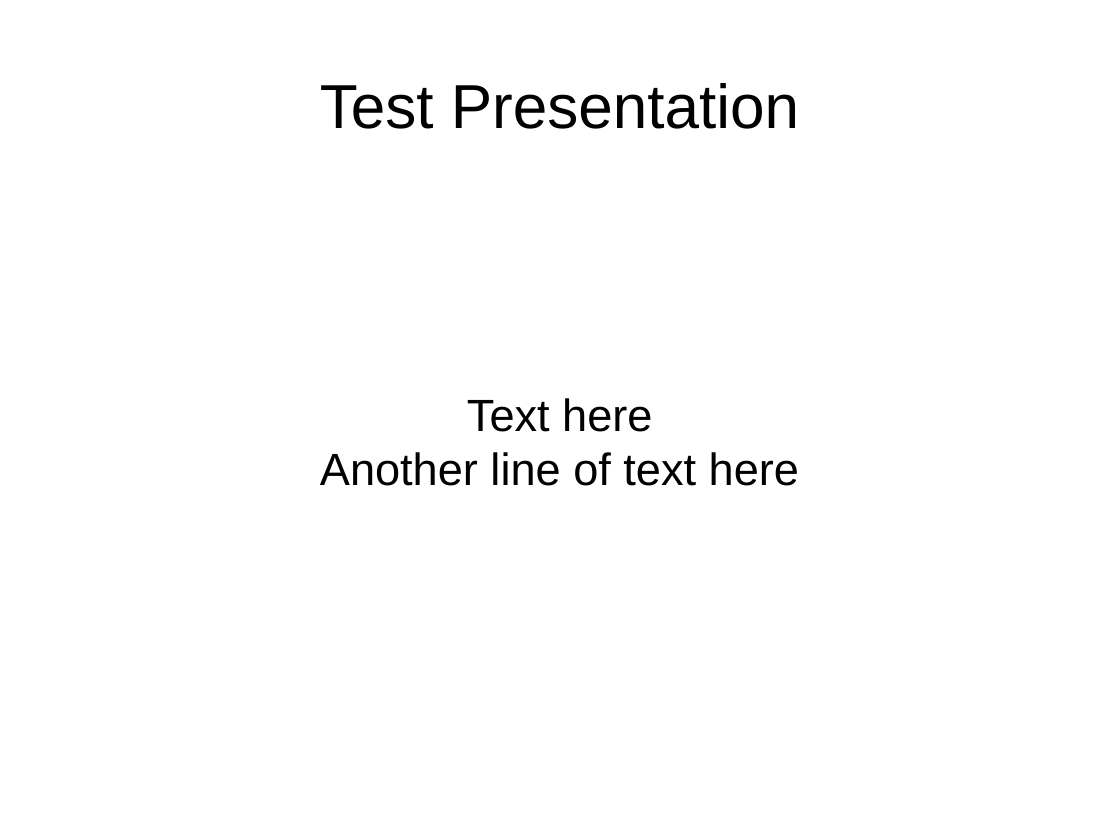
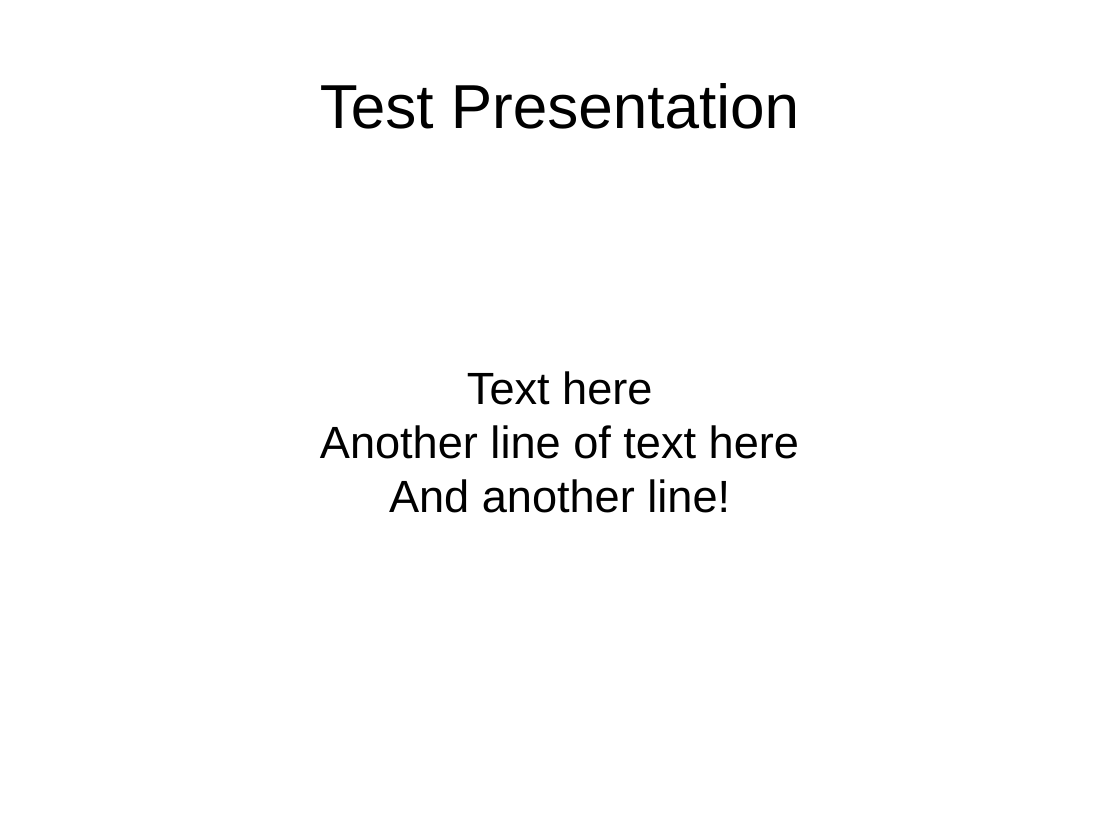
Before and after one commit to noamraph/mytest, a slide deck: slide 1 of presentation.odp. Drawn at 1120x840 pixels with LibreOffice and Linux fonts; fonts in the diff are those of the drawing. Boxes give left, top, right and bottom in pixels: in the first picture for what was removed or moved away, otherwise in the second. Text is boxed around its words. In the diff, an @@ line names an element or a change of style, - is before the commit and + after.

Commit message:
update the presentation and the pdf

```diff
--- a/presentation.odp
+++ b/presentation.odp
@@ subtitle at <box>389,479,730,513</box>: paragraph added @@
+And another line!
```
Also in this commit, not shown: 1 other file.
